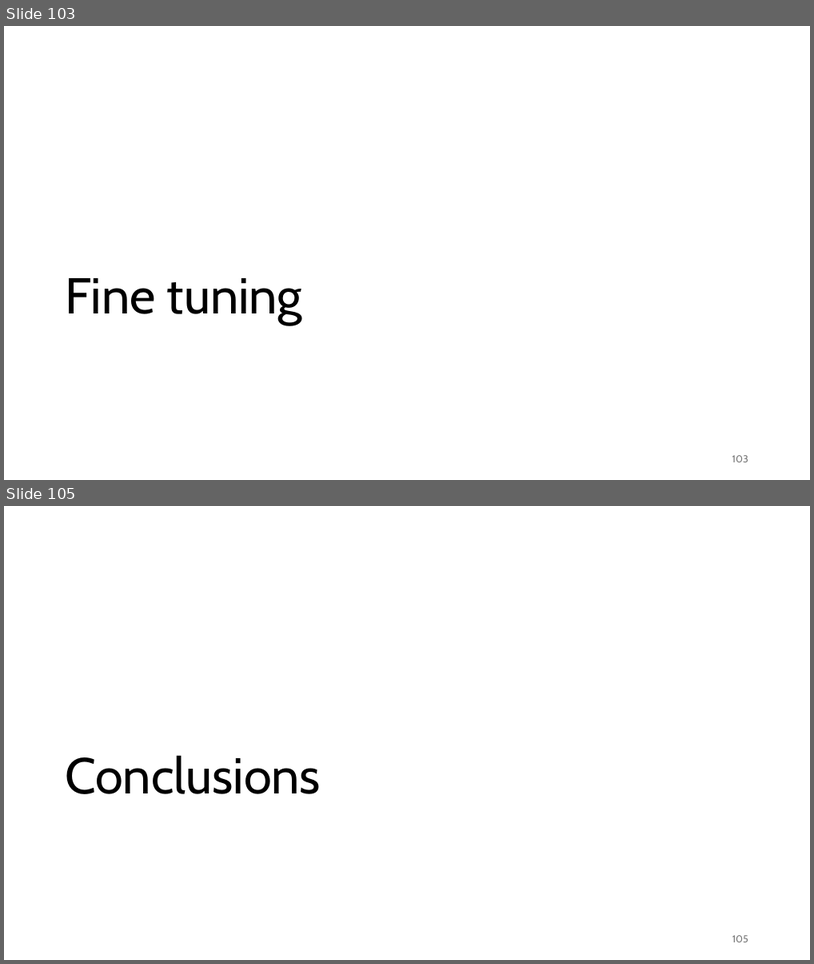
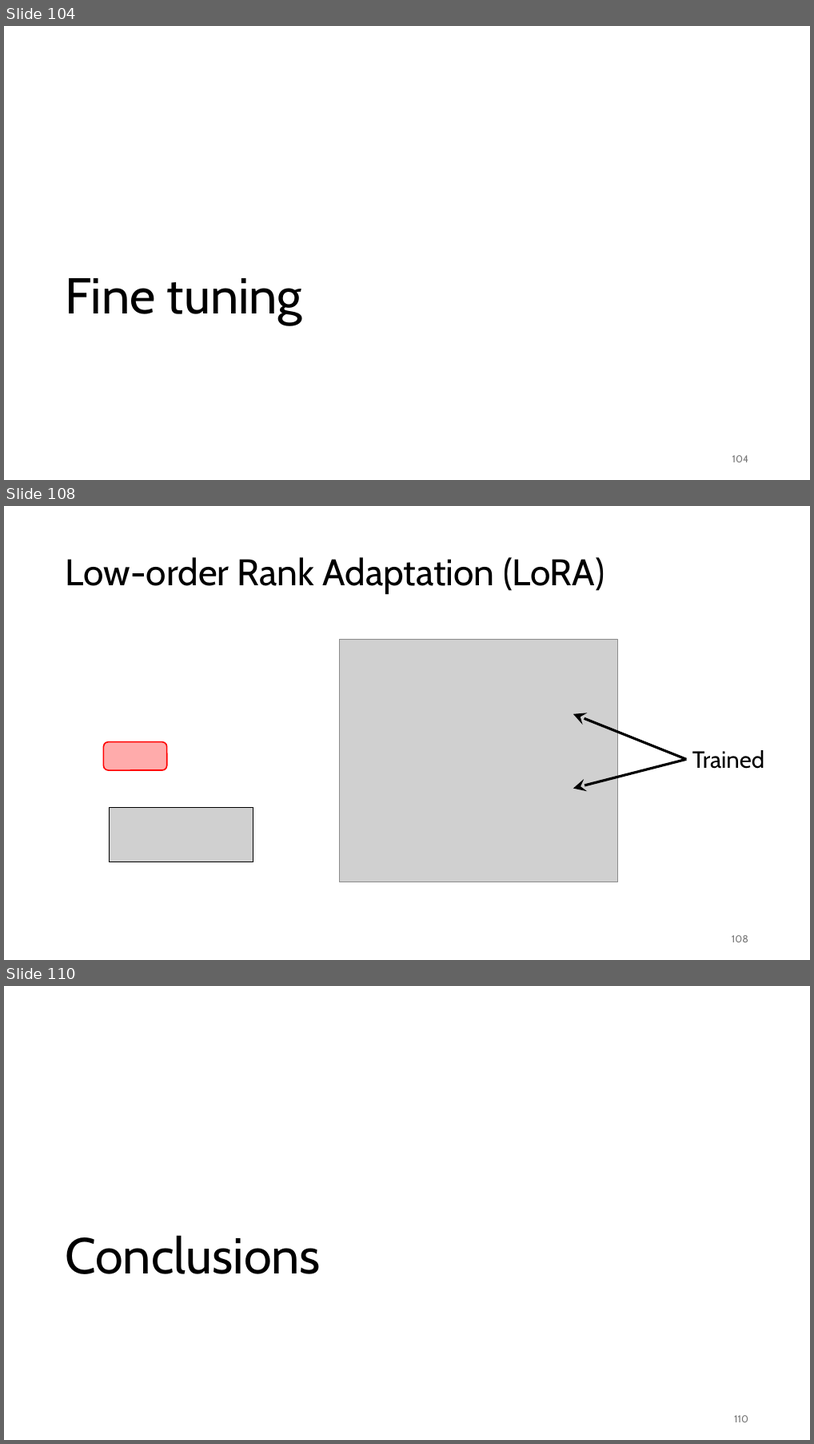
Before and after one commit to gjbex/Deploying-LLMs-locally, a slide deck: local_LLMs.pptx. Shown one above the other, each under a label of ours: slides 103 and 105 before the commit, slides 104, 108 and 110 after it; the slides between them are not shown. The pictures are 814x964 and 814x1444 pixels, drawn with LibreOffice and Linux fonts; fonts in the diff are those of the drawing; grey boxes stand for pictures. Boxes give left, top, right and bottom in pixels: in the first picture for what was removed or moved away, otherwise in the second. Text is boxed around its words. In the diff, an @@ line names an element or a change of style, - is before the commit and + after.

```diff
--- a/local_LLMs.pptx
+++ b/local_LLMs.pptx
@@ slide 108 added at (4, 506, 810, 960), background #FFFFFF @@
@@ title added at (66, 557, 605, 594), 44 pt, text #000000 @@
+Low-order Rank Adaptation (LoRA)
@@ picture added at (340, 639, 618, 882) @@
@@ arrow added from (687, 759) to (574, 714), #000000 3 pt @@
@@ rounded rectangle added at (104, 742, 167, 770), fill #FF0000 at 33% opacity, outline #FF0000 1.5 pt @@
@@ arrow added from (687, 759) to (574, 788), #000000 3 pt @@
@@ text added at (693, 750, 765, 768), 28 pt, text #000000 @@
+Trained
@@ picture added at (110, 808, 254, 862) @@
@@ page number added at (732, 935, 749, 942), 12 pt, text #797979 @@
+108
@@ what was slide 103 is now slide 104 @@
@@ page number at (733, 455, 749, 462): text changed @@
-103
+104
@@ what was slide 105 is now slide 110 @@
@@ page number at (734, 1415, 749, 1422): text changed @@
-105
+110
```
Also in this commit, not shown: 5 other slides added, 1 slide removed.
